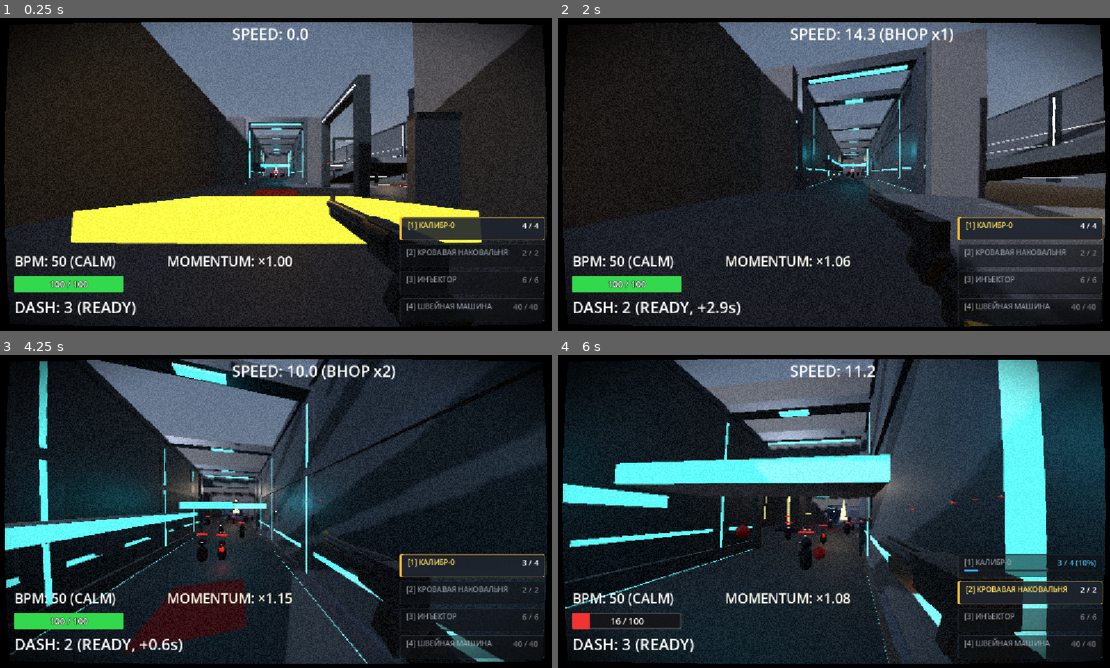
Above: before the commit, frames 1-4 (two rows, left to right).
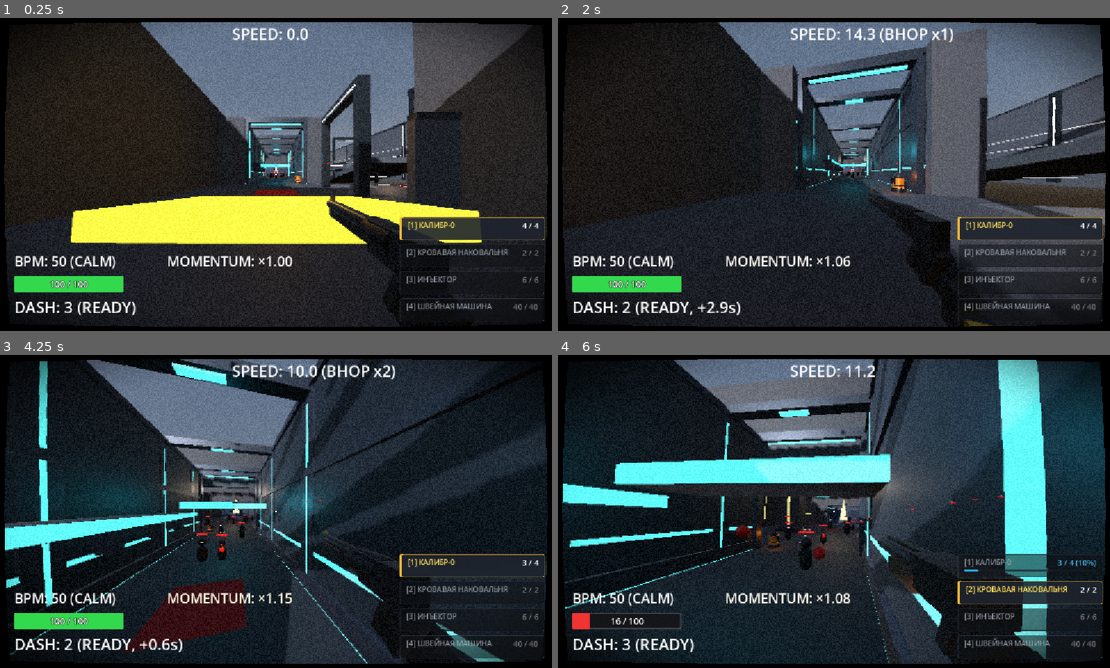
Above: after the commit, the same moments.

Repository: ggou3/voidkill
Game: Godot game, scene res://test_arena.tscn
Same seed, same stepped clock (60 frames per second), same inputs: the game is played once before the commit and once after it. This scene is started directly instead of the project's main scene.
Inputs (mouse positions are in pixels of both pictures, inside the frame that each line leads up to):
- Up to frame 1 (0.25 s): no input
- Up to frame 2 (2 s): tap Enter at 0.5 s; move the mouse to (867, 174) at 0.52 s; hold Right mouse button (alt_fire) 0.53-1.28 s; hold W (move_forward) from 0.53 s (still down); tap Space (jump) at 0.77, 1.52 s; move the mouse to (806, 174) at 1.27 s; tap Shift (dash) at 1.35 s
- Up to frame 3 (4.25 s): keep holding W (move_forward); move the mouse to (292, 505) at 2.02 s; hold F (melee) 2.03-2.78 s; move the mouse to (270, 517) at 2.77 s; click (270, 517) at 2.85 s; tap Space (jump) at 3.02, 3.77 s; move the mouse to (320, 514) at 3.52 s; hold C (slam) from 3.53 s (still down)
- Up to frame 4 (6 s): move the mouse to (789, 508) at 4.27 s; release C (slam) at 4.28 s; tap Ctrl (slide) at 4.35 s; tap Space (jump) at 4.52 s; move the mouse to (839, 511) at 5.02 s; tap 1 at 5.1 s; move the mouse to (811, 505) at 5.77 s; release W (move_forward) at 5.78 s; hold D (move_right) from 5.78 s (still down); tap 2 at 5.85 s

The runs differ from the first frame. In frame 1, less than 0.1% of the frame differs, in the area x 48-56%, y 48-54%; in frame 2, 0.2%, in the area x 51-68%, y 48-57%; in frame 3, 0.1%; in frame 4, 0.2%.
Error after the commit: Parse Error: The function signature doesn't match the parent. Parent signature is "take_damage(int, Vector3, Vector3, bool = <default>, bool = <default>, bool …

Commit message:
feat(enemy): spawn 4 stationary Turrets at key choke points and portal gateways in test_arena

Diff:
--- a/test_arena.tscn
+++ b/test_arena.tscn
@@ -9,6 +9,7 @@
 [ext_resource type="PackedScene" path="res://enemy_shield.tscn" id="7_xw7hd"]
 [ext_resource type="PackedScene" path="res://enemy_bomber.tscn" id="8_bomber"]
 [ext_resource type="PackedScene" path="res://enemy_hunter.tscn" id="9_hunter"]
+[ext_resource type="PackedScene" path="res://enemy_turret.tscn" id="10_turret"]
 
 [sub_resource type="ProceduralSkyMaterial" id="ProceduralSkyMaterial_arena"]
 
@@ -3372,3 +3373,15 @@
 
 [node name="Enemy_Hunter_Z10" parent="Enemies" unique_id=131631272 instance=ExtResource("9_hunter")]
 transform = Transform3D(1, 0, 0, 0, 1, 0, 0, 0, 1, 25.062317, 4.5, -35.888042)
+
+[node name="Enemy_Turret_Z1_Portal" parent="Enemies" unique_id=1800000001 instance=ExtResource("10_turret")]
+transform = Transform3D(1, 0, 0, 0, 1, 0, 0, 0, 1, 3.6, 0.7, 14)
+
+[node name="Enemy_Turret_Z2_Exit" parent="Enemies" unique_id=1800000002 instance=ExtResource("10_turret")]
+transform = Transform3D(1, 0, 0, 0, 1, 0, 0, 0, 1, -3.6, 0.7, -25.5)
+
+[node name="Enemy_Turret_Z5_Gate" parent="Enemies" unique_id=1800000003 instance=ExtResource("10_turret")]
+transform = Transform3D(1, 0, 0, 0, 1, 0, 0, 0, 1, -5.2, 0.7, -126.5)
+
+[node name="Enemy_Turret_Z6_Entry" parent="Enemies" unique_id=1800000004 instance=ExtResource("10_turret")]
+transform = Transform3D(1, 0, 0, 0, 1, 0, 0, 0, 1, 4.2, 0.7, -176.2)
Not shown, added: enemy_turret.gd.uid
Not shown, changed: DESIGN.md
